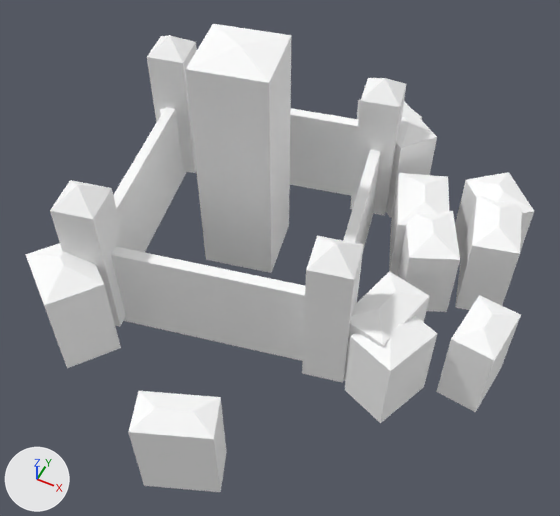
The glTF model games/yorimichi/assets/belmonte/meshes/SM_BM_BVV_Village_5.glb: old version first, new version second.
One viewpoint serves both versions: a camera (50 mm lens) standing at (67.6, -117.2, 135.8) and looking at (15.7, -13.3, 6.0). Arrows for +X, +Y and +Z are at lower left; the lights stay in place. The picture after the commit comes second. Vertices at exactly the same position are counted once.

The first picture shows 'SM_BM_BVV_Village_5'.
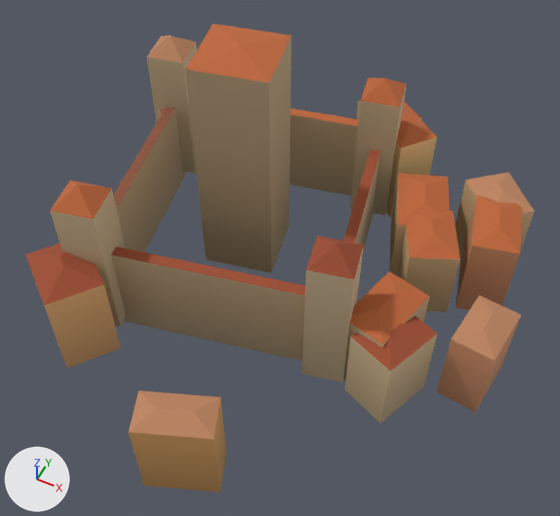
The change, as a diff of the scene's bpy script:
```diff
--- a/games/yorimichi/assets/belmonte/meshes/SM_BM_BVV_Village_5.glb.py
+++ b/games/yorimichi/assets/belmonte/meshes/SM_BM_BVV_Village_5.glb.py
@@ me_sm_bvv_village_5 @@
 me_sm_bvv_village_5.from_pydata(...)  # 201 vertices, 276 faces; spans x -39.5..68.2, y -64.0..57.8, z -19.1..48.5
 # used by ob_sm_bm_bvv_village_5; location = (0.0, 0.0, 0.0)
+# me_sm_bvv_village_5 part 1: 156 faces centred in x -37.1..67.0, y -62.0..55.3, z -10.6..28.2 are repainted in the vertex colours; the middle colour goes from white #ffffff to brown #c69f7e
+# me_sm_bvv_village_5 part 2: 80 faces centred in x -34.8..67.6, y -61.1..43.8, z -11.5..47.4 are repainted in the vertex colours; the middle colour goes from white #ffffff to orange #bd6638
+# me_sm_bvv_village_5 part 3: 40 faces centred in x -34.6..49.3, y -43.7..53.1, z 5.6..23.2 are repainted in the vertex colours; the middle colour goes from white #ffffff to brown #9e4d30
 me_sm_bvv_village_5.materials.append(mat_bm_000_m_stone_066)
```

Location of each change, (x1, y1, x2, y2) in pixels of the pictures (560 x 516 px):
part 1 of me_sm_bvv_village_5, recoloured (white to brown): (32, 37, 534, 492) in both
part 2 of me_sm_bvv_village_5, recoloured: (50, 24, 534, 492) in both
part 3 of me_sm_bvv_village_5, recoloured: (26, 99, 437, 371) in both
